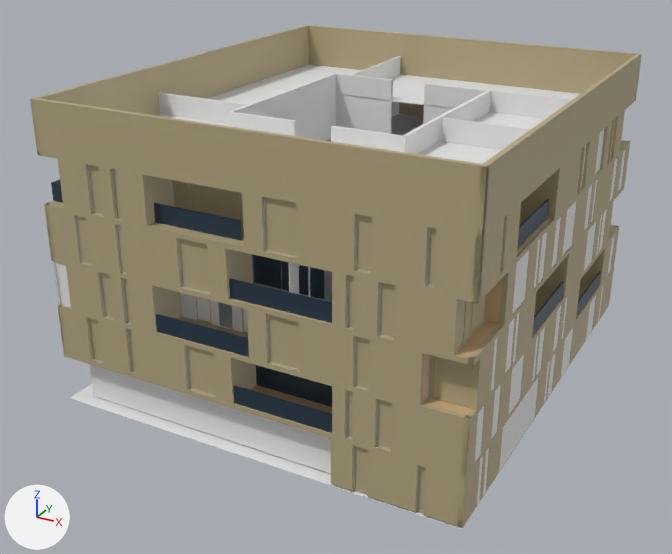
The FBX model Assets/Resources/Models/Scene/BossScene.fbx, before and after one commit.
One viewpoint serves both versions: a 50 mm camera at (1.57, -3.68, 1.32) aimed at (-0.31, -0.26, -0.39). The lights are fixed; the arrows at lower left show +X, +Y and +Z. Where no turn or scale is listed for an object, it has been applied to the vertices. Vertices at the same position are counted once.

The scene before the commit, as lines of its bpy script (objects in view):
```python
me_mesh_007 = bpy.data.meshes.new('Mesh.007')
me_mesh_007.from_pydata(...)  # 16 vertices, 24 faces; spans x -0.9..0.9, y -1.02..1.02, z -0.14..-0.13
me_mesh_007.materials.append(mat_whitebeton)  # light grey #cdcdcd
me_mesh_009 = bpy.data.meshes.new('Mesh.009')
me_mesh_009.from_pydata(...)  # 454 vertices, 520 faces; spans x -0.409..0.409, y -0.457..0.457, z -0.591..0.622
me_mesh_057 = bpy.data.meshes.new('Mesh.057')
me_mesh_057.from_pydata(...)  # 20 vertices, 16 faces; spans x 0.005..0.443, y -0.883..-0.88, z 0.189..0.385
me_mesh_057.materials.append(mat_glass)  # dark blue #264055
ob_center_wall = bpy.data.objects.new('center wall', me_mesh_009)
ob_center_wall.location = (-0.251, -0.101, -0.225)
ob_object053 = bpy.data.objects.new('Object053', me_mesh_007)
ob_object053.location = (-0.246, -0.101, -0.233)
ob_object096 = bpy.data.objects.new('Object096', me_mesh_057)
ob_object096.location = (-0.281, -0.094, -0.32)
# also in view: 'Object047' at (-0.24, -0.1, -0.25); '001' at (-0.1, -1.06, -0.03); 'wall' at (-0.24, -0.1, -0.14); 'Line044' at (-0.45, -1.09, -0.7); 'Object039' at (-0.24, -0.1, -0.14)
```
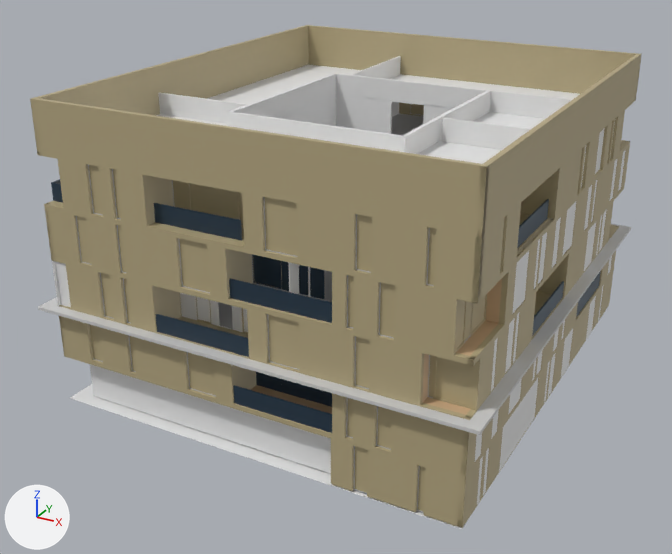
The change in detail:
me_mesh_007 has 16 vertices, 24 faces and spans x -0.9..0.9, y -1.02..1.02, z -0.14..-0.13.
me_mesh_007 is used by ob_object053; location (-0.246, -0.101, -0.233).
me_mesh_007 part 2: all 2 vertices in x -0.9, y -1.02, z -0.14..-0.13 are moved by (-0.08, -0.07, 0.0).
me_mesh_007 part 3: all 2 vertices in x -0.9, y 1.02, z -0.14..-0.13 are moved by (-0.08, 0.05, 0.0).
me_mesh_007 part 4: all 2 vertices in x 0.9, y -1.02, z -0.14..-0.13 are moved by (0.09, -0.07, 0.0).
me_mesh_007 part 5: all 2 vertices in x 0.9, y 1.02, z -0.14..-0.13 are moved by (0.09, 0.05, 0.0).
me_mesh_009 is used by ob_center_wall; location (-0.251, -0.101, -0.225).
me_mesh_009 had 454 vertices, 520 faces and spanned x -0.409..0.409, y -0.457..0.457, z -0.591..0.622.
me_mesh_009 now has 465 vertices, 548 faces and spans x -0.409..0.409, y -0.457..0.457, z -0.591..0.622.
Part 1, on me_mesh_009:
1 vertex is removed from x 0.085, y -0.442, z 0.622.
13 faces are deleted.
4 vertices are added at (0.029, 0.456, 0.525), (0.029, 0.442, 0.525), (0.085, -0.449, 0.525), (-0.086, -0.449, 0.525).
8 new vertices lie (0.0, 0.0, 0.213) away from vertices in x -0.086..0.085, y -0.456..0.456, z 0.312.
41 new faces join them.

Changed parts and their boxes [x1, y1, x2, y2] in the pictures (672 x 554 px; the box of a moved part takes in the faces that stretch with it):
'Object053', reshaped
    before: [218, 302, 233, 328]
    after: [38, 224, 631, 435]
part 1 of me_mesh_009, built on
    both: [227, 74, 447, 143]
part 2 of me_mesh_007, moved or reshaped (not visible before)
    after: [39, 301, 57, 307]
part 3 of me_mesh_007, moved or reshaped (not visible before)
    after: [38, 297, 57, 307]
part 4 of me_mesh_007, moved or reshaped
    before: [218, 302, 233, 328]
    after: [38, 302, 480, 435]
part 5 of me_mesh_007, moved or reshaped (not visible before)
    after: [473, 224, 631, 435]
